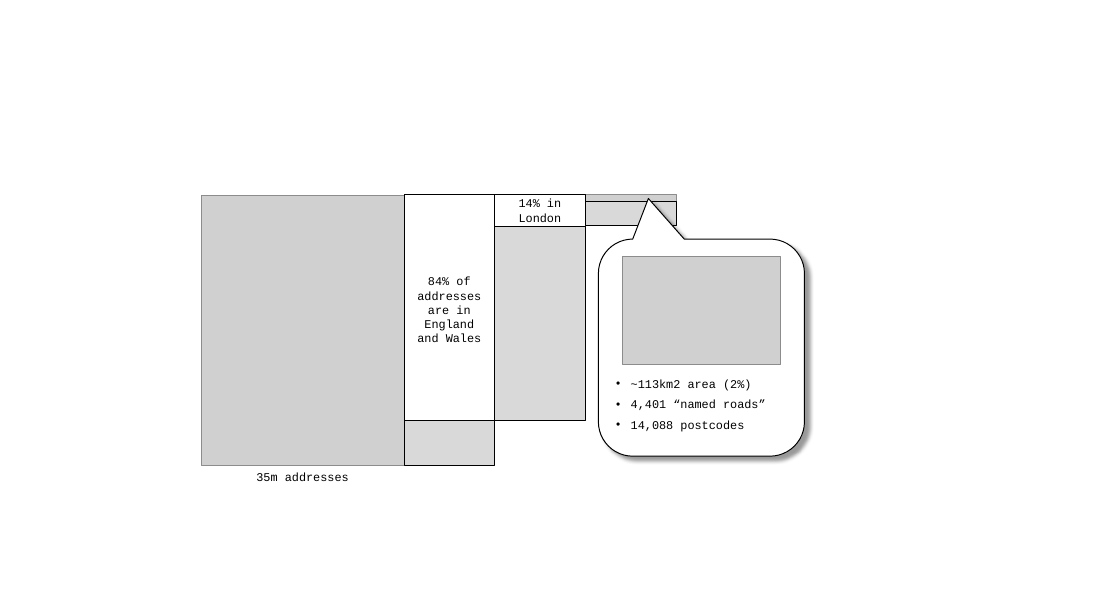
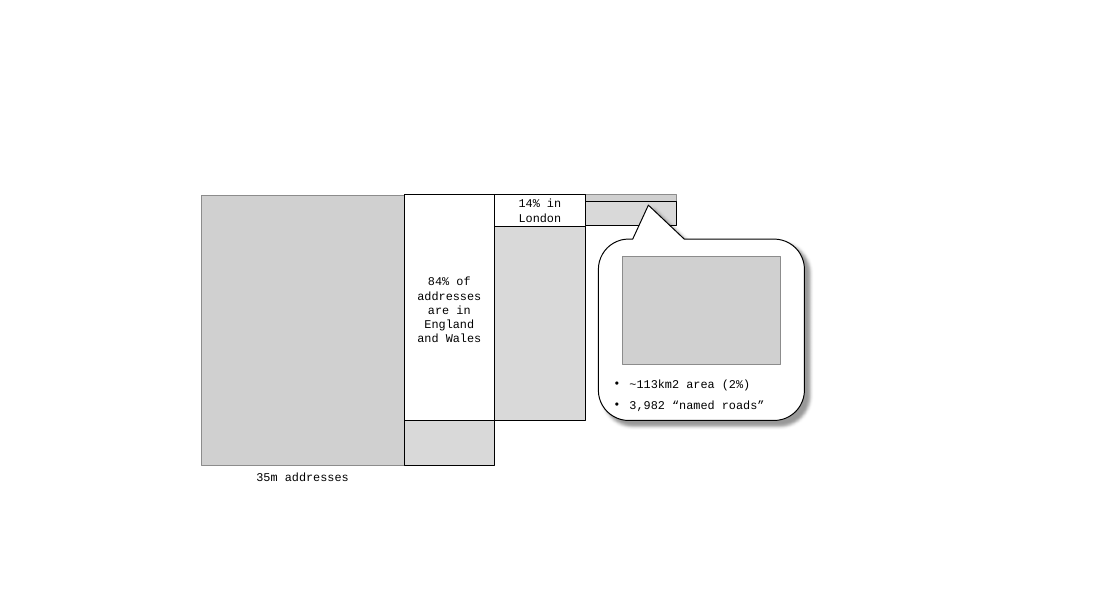
Before and after one commit to Digital-Contraptions-Imaginarium/OLAF-ICWE2016-paper, a slide deck: slide 1 of images_src/misc_powerpoint.pptx. Drawn at 1120x603 pixels with LibreOffice and Linux fonts; fonts in the diff are those of the drawing; grey boxes stand for pictures. Boxes give left, top, right and bottom in pixels: in the first picture for what was removed or moved away, otherwise in the second. Text is boxed around its words. In the diff, an @@ line names an element or a change of style, - is before the commit and + after.

Commit message:
Fixed no. of named roads

```diff
--- a/images_src/misc_powerpoint.pptx
+++ b/images_src/misc_powerpoint.pptx
@@ rounded speech box "~113km2 area (2%)" resized from (x1=598, y1=239, x2=804, y2=456) to (x1=598, y1=239, x2=804, y2=420) @@
@@ text in rounded speech box at (x1=629, y1=400, x2=765, y2=411): text changed @@
-• 4,401 “named roads”
-• 14,088 postcodes
+• 3,982 “named roads”
```
Also in this commit, not shown: 1 other file.
